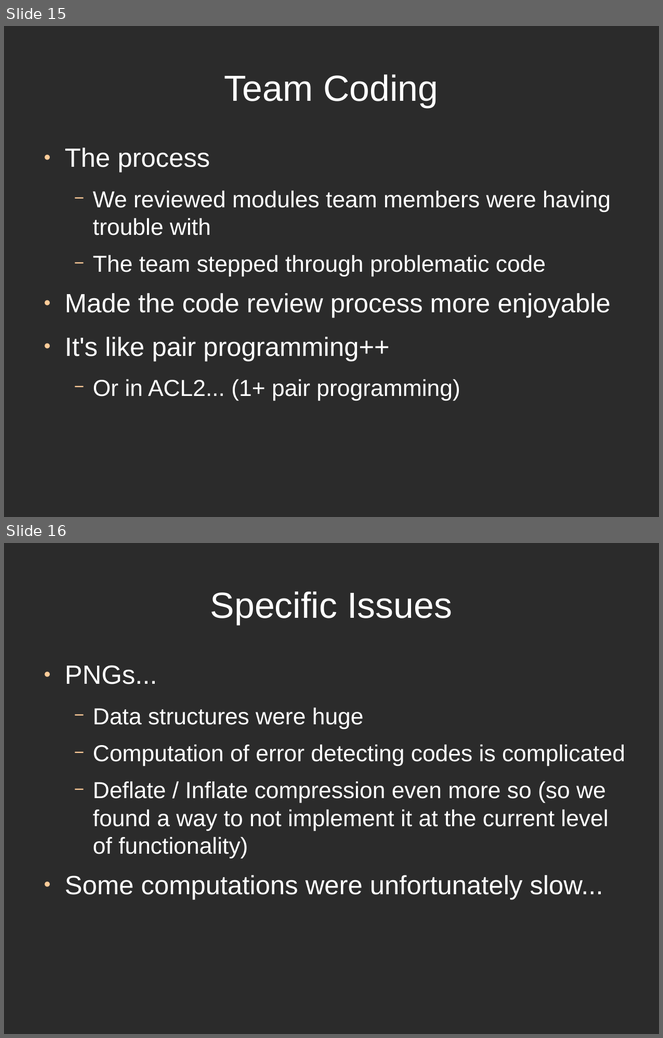
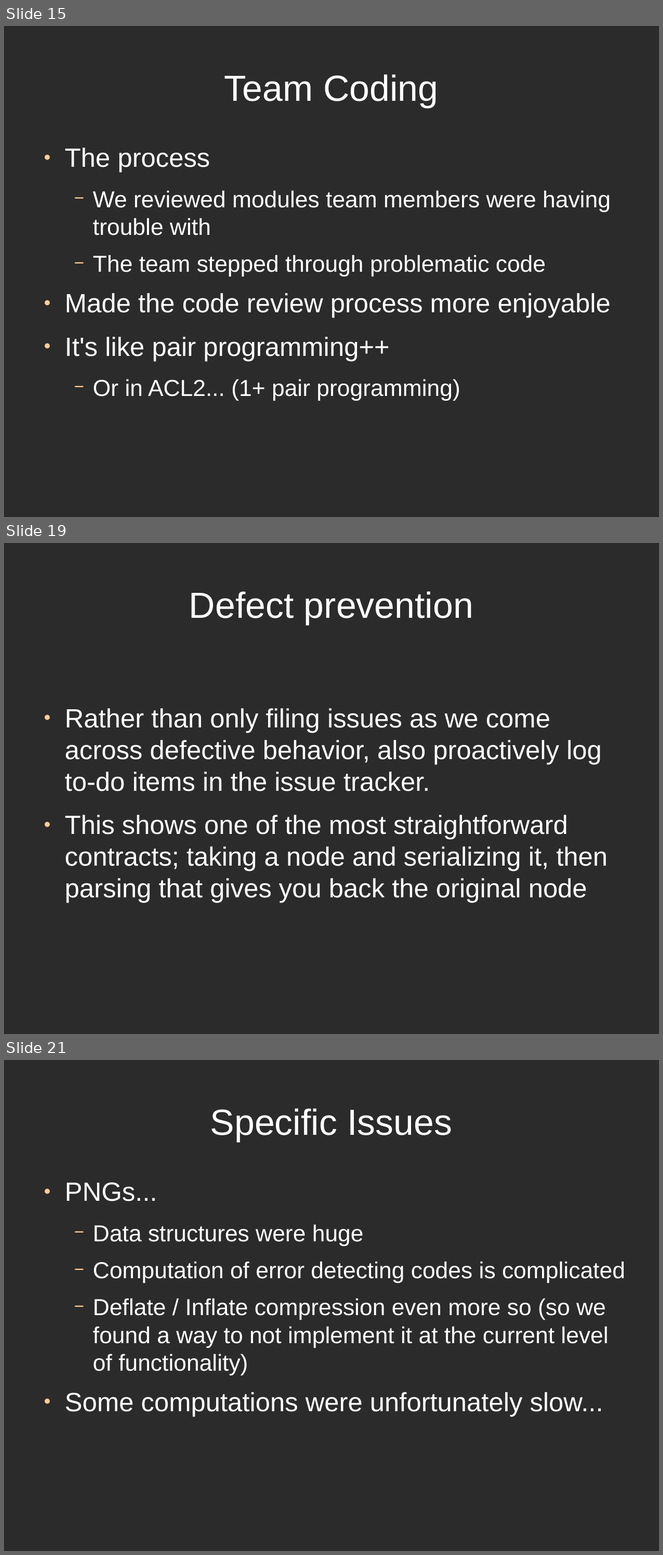
Before and after one commit to directrix1/se2, a slide deck: wip/SE2Presentation.odp. Shown one above the other, each under a label of ours: slides 15 and 16 before the commit, slides 15, 19 and 21 after it; the slides between them are not shown. The pictures are 663x1038 and 663x1555 pixels, drawn with LibreOffice and Linux fonts; fonts in the diff are those of the drawing; background and template pictures are left out; a plain dark background stands for a picture behind light text. Boxes give left, top, right and bottom in pixels: in the first picture for what was removed or moved away, otherwise in the second. Text is boxed around its words. In the diff, an @@ line names an element or a change of style, - is before the commit and + after.

```diff
--- a/wip/SE2Presentation.odp
+++ b/wip/SE2Presentation.odp
@@ slide 19 added at (4,543,659,1034), background picture (left out) @@
@@ title added at (189,591,474,625), 44 pt, text #FFFFFF @@
+Defect prevention
@@ text added at (65,708,608,903), 32 pt, text #FFFFFF @@
+● Rather than only filing issues as we come across defective behavior, also proactively log to-do items in the issue tracker.
+● This shows one of the most straightforward contracts; taking a node and serializing it, then parsing that gives you back the original node
@@ what was slide 16 is now slide 21 @@
```
Also in this commit, not shown: 4 other slides added, 1 other file.
